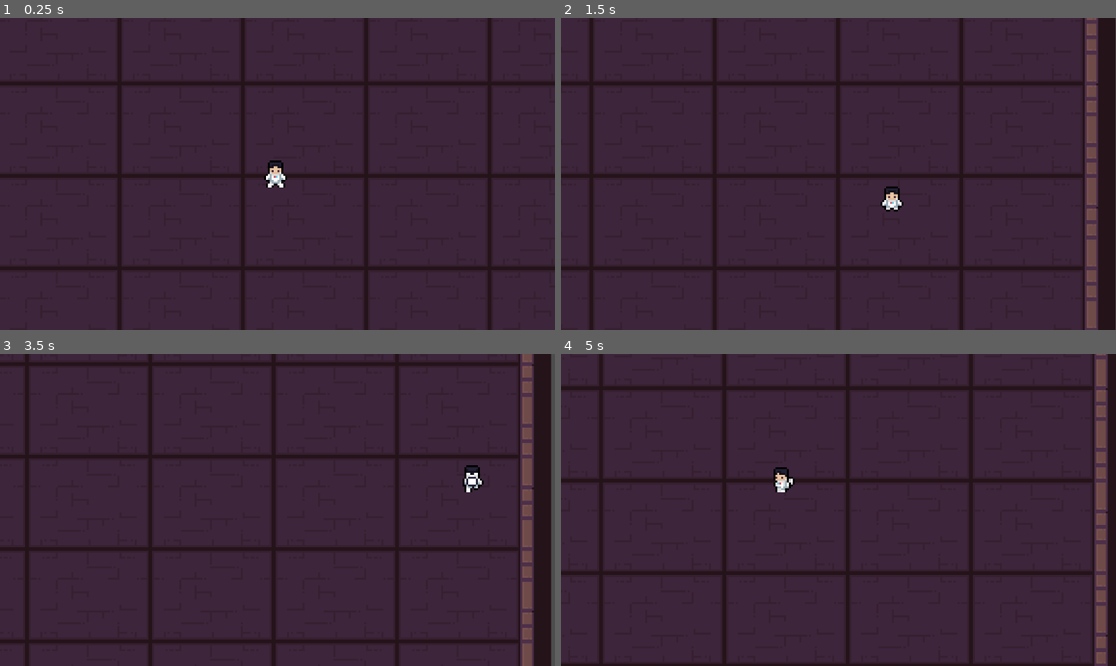
Above: before the commit, frames 1-4 (two rows, left to right).
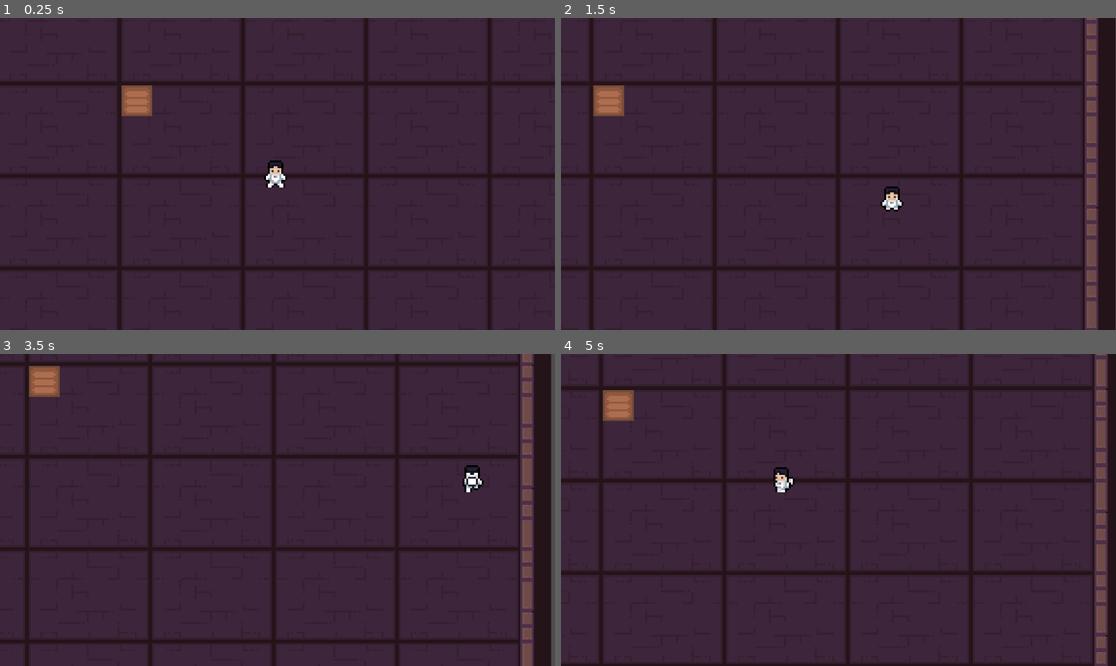
Above: after the commit, the same moments.

Repository: Saj-Hoque/MissionSpud
Game: Godot game, scene res://World/world.tscn
Same seed, same stepped clock (60 frames per second), same inputs: the game is played once before the commit and once after it. Before the commit the project starts from res://world.tscn.
Inputs (mouse positions are in pixels of both pictures, inside the frame that each line leads up to):
- Up to frame 1 (0.25 s): no input
- Up to frame 2 (1.5 s): tap Enter at 0.5 s; move the mouse to (960, 158) at 0.52 s; hold D (right) 0.53-1.28 s; click (960, 158) at 0.6 s; move the mouse to (727, 189) at 1.27 s; hold S (down) from 1.28 s (still down); click (727, 189) at 1.35 s
- Up to frame 3 (3.5 s): move the mouse to (333, 441) at 2.02 s; release S (down) at 2.03 s; hold D (right) 2.03-2.78 s; click (333, 441) at 2.1 s; move the mouse to (249, 572) at 2.77 s; hold W (up) from 2.78 s (still down); click (249, 572) at 2.85 s
- Up to frame 4 (5 s): move the mouse to (1005, 556) at 3.52 s; release W (up) at 3.53 s; hold A (left) from 3.53 s (still down); click (1005, 556) at 3.6 s; move the mouse to (672, 463) at 4.27 s; click (672, 463) at 4.35 s

The runs differ from the first frame. In frame 1, 0.5% of the frame differs, in the area x 21-28%, y 21-32%; in frame 2, 0.6%, in the area x 5-12%, y 21-32%; in frame 3, 0.6%; in frame 4, 0.6%.

Commit message:
Added planting area

Diff:
--- /dev/null
+++ b/Planting/growingZone.gd
@@ -0,0 +1,28 @@
+extends StaticBody2D
+
+var plantGrowing = false
+var plantGrown = false
+
+func _on_area_2d_input_event(viewport, event, shape_idx):
+	if Input.is_action_just_pressed("leftClick"):
+		if not plantGrowing:
+			plantGrowing = true
+			$potatoTimer.start()
+			$plant.play("potato")
+		elif plantGrown:
+			Global.potatoCount += 1
+			plantGrowing = false
+			plantGrown = false
+			$plant.play("none")
+			print(str(Global.potatoCount))
+		else:
+			print("PLANT IS ALREADY GROWING HERE FAM")
+
+func _on_potato_timer_timeout():
+	var plant = $plant
+	if plant.frame == 1:
+		plant.frame = 2
+		plantGrown = true
+	else:
+		plant.frame += 1
+		$potatoTimer.start()
--- /dev/null
+++ b/Planting/growing_zone.tscn
@@ -0,0 +1,85 @@
+[gd_scene load_steps=11 format=3 uid="uid://didne6k2t8m24"]
+
+[ext_resource type="Script" path="res://Planting/growingZone.gd" id="1_m7qxl"]
+[ext_resource type="Texture2D" uid="uid://de8l32i6b372a" path="res://Planting/farmingTilesheetComplete.png" id="2_5y2os"]
+
+[sub_resource type="AtlasTexture" id="AtlasTexture_sospt"]
+atlas = ExtResource("2_5y2os")
+region = Rect2(64, 112, 16, 16)
+
+[sub_resource type="SpriteFrames" id="SpriteFrames_qrksc"]
+animations = [{
+"frames": [{
+"duration": 1.0,
+"texture": SubResource("AtlasTexture_sospt")
+}],
+"loop": true,
+"name": &"default",
+"speed": 5.0
+}]
+
+[sub_resource type="RectangleShape2D" id="RectangleShape2D_2r0d8"]
+size = Vector2(12, 12)
+
+[sub_resource type="AtlasTexture" id="AtlasTexture_2qok2"]
+atlas = ExtResource("2_5y2os")
+region = Rect2(160, 176, 16, 16)
+
+[sub_resource type="AtlasTexture" id="AtlasTexture_4y00x"]
+atlas = ExtResource("2_5y2os")
+region = Rect2(128, 48, 16, 16)
+
+[sub_resource type="AtlasTexture" id="AtlasTexture_c2kri"]
+atlas = ExtResource("2_5y2os")
+region = Rect2(112, 48, 16, 16)
+
+[sub_resource type="AtlasTexture" id="AtlasTexture_mglxd"]
+atlas = ExtResource("2_5y2os")
+region = Rect2(96, 48, 16, 16)
+
+[sub_resource type="SpriteFrames" id="SpriteFrames_1ni43"]
+animations = [{
+"frames": [{
+"duration": 1.0,
+"texture": SubResource("AtlasTexture_2qok2")
+}],
+"loop": true,
+"name": &"none",
+"speed": 0.0
+}, {
+"frames": [{
+"duration": 1.0,
+"texture": SubResource("AtlasTexture_4y00x")
+}, {
+"duration": 1.0,
+"texture": SubResource("AtlasTexture_c2kri")
+}, {
+"duration": 1.0,
+"texture": SubResource("AtlasTexture_mglxd")
+}],
+"loop": true,
+"name": &"potato",
+"speed": 0.0
+}]
+
+[node name="growingZone" type="StaticBody2D"]
+script = ExtResource("1_m7qxl")
+
+[node name="hoedLand" type="AnimatedSprite2D" parent="."]
+sprite_frames = SubResource("SpriteFrames_qrksc")
+
+[node name="Area2D" type="Area2D" parent="."]
+
+[node name="CollisionShape2D" type="CollisionShape2D" parent="Area2D"]
+shape = SubResource("RectangleShape2D_2r0d8")
+
+[node name="plant" type="AnimatedSprite2D" parent="."]
+position = Vector2(0, -5)
+sprite_frames = SubResource("SpriteFrames_1ni43")
+animation = &"none"
+
+[node name="potatoTimer" type="Timer" parent="."]
+wait_time = 5.0
+
+[connection signal="input_event" from="Area2D" to="." method="_on_area_2d_input_event"]
+[connection signal="timeout" from="potatoTimer" to="." method="_on_potato_timer_timeout"]
--- a/player.tscn
+++ b/Player/player.tscn
@@ -1,7 +1,7 @@
 [gd_scene load_steps=29 format=3 uid="uid://cwjgbr46fplpk"]
 
-[ext_resource type="Script" path="res://player.gd" id="1_76ck6"]
-[ext_resource type="Texture2D" uid="uid://desaiymp8br2y" path="res://spaceman_sprit.png" id="2_d0fjy"]
+[ext_resource type="Script" path="res://Player/player.gd" id="1_76ck6"]
+[ext_resource type="Texture2D" uid="uid://desaiymp8br2y" path="res://Player/spaceman_sprit.png" id="2_d0fjy"]
 
 [sub_resource type="AtlasTexture" id="AtlasTexture_q48k4"]
 atlas = ExtResource("2_d0fjy")
--- /dev/null
+++ b/World/global.gd
@@ -0,0 +1,3 @@
+extends Node
+
+var potatoCount = 0
--- a/world.tscn
+++ b/World/world.tscn
@@ -1,10 +1,11 @@
-[gd_scene load_steps=5 format=3 uid="uid://6ry0faxenna3"]
-
-[ext_resource type="Texture2D" uid="uid://c6r5s3ier17mg" path="res://2D Pixel Dungeon Asset Pack/character and tileset/Dungeon_Tileset.png" id="1_4dykf"]
-[ext_resource type="PackedScene" uid="uid://cwjgbr46fplpk" path="res://player.tscn" id="2_dbgs5"]
+[gd_scene load_steps=6 format=3 uid="uid://6ry0faxenna3"]
+
+[ext_resource type="Texture2D" uid="uid://c6r5s3ier17mg" path="res://2D Pixel Dungeon Asset Pack/character and tileset/Dungeon_Tileset.png" id="1_nikri"]
+[ext_resource type="PackedScene" uid="uid://cwjgbr46fplpk" path="res://Player/player.tscn" id="2_3crqb"]
+[ext_resource type="PackedScene" uid="uid://didne6k2t8m24" path="res://Planting/growing_zone.tscn" id="3_wopvm"]
 
 [sub_resource type="TileSetAtlasSource" id="TileSetAtlasSource_7dfma"]
-texture = ExtResource("1_4dykf")
+texture = ExtResource("1_nikri")
 0:0/0 = 0
 0:0/0/physics_layer_0/linear_velocity = Vector2(0, 0)
 0:0/0/physics_layer_0/angular_velocity = 0.0
@@ -338,5 +339,8 @@
 [node name="foreground" type="TileMap" parent="."]
 format = 2
 
-[node name="player" parent="." instance=ExtResource("2_dbgs5")]
+[node name="growingZone" parent="." instance=ExtResource("3_wopvm")]
+position = Vector2(41, 41)
+
+[node name="player" parent="." instance=ExtResource("2_3crqb")]
 position = Vector2(114, 79)
--- a/project.godot
+++ b/project.godot
@@ -11,9 +11,13 @@
 [application]
 
 config/name="Mission Spud"
-run/main_scene="res://world.tscn"
+run/main_scene="res://World/world.tscn"
 config/features=PackedStringArray("4.2", "Mobile")
 config/icon="res://icon.svg"
+
+[autoload]
+
+Global="*res://World/global.gd"
 
 [input]
 
@@ -41,6 +45,16 @@
 , Object(InputEventKey,"resource_local_to_scene":false,"resource_name":"","device":-1,"window_id":0,"alt_pressed":false …(185 unchanged characters)…
 ]
 }
+leftClick={
+"deadzone": 0.5,
+"events": [Object(InputEventMouseButton,"resource_local_to_scene":false,"resource_name":"","device":-1,"window_id":0,"alt_pressed":false,"shift_pressed":false,"ctrl_pressed":false,"meta_pressed":false,"button_mask":1,"position":Vector2(246, 9),"global_position":Vector2(250, 50),"factor":1.0,"button_index":1,"canceled":false,"pressed":true,"double_click":false,"script":null)
+]
+}
+rightClick={
+"deadzone": 0.5,
+"events": [Object(InputEventMouseButton,"resource_local_to_scene":false,"resource_name":"","device":-1,"window_id":0,"alt_pressed":false,"shift_pressed":false,"ctrl_pressed":false,"meta_pressed":false,"button_mask":2,"position":Vector2(178, 23),"global_position":Vector2(182, 64),"factor":1.0,"button_index":2,"canceled":false,"pressed":true,"double_click":false,"script":null)
+]
+}
 
 [rendering]
 
Binary file removed: Pixel-RPG_Prototype_v003/Cover.gif
Binary file removed: Pixel-RPG_Prototype_v003/Extras/Shadow.png
Not shown, removed: Pixel-RPG_Prototype_v003/Readme.txt
Binary file removed: Pixel-RPG_Prototype_v003/Sprites/Prototype/Prototype_Worksheet.png
Binary file added: Planting/farmingTilesheetComplete.png
Not shown, changed: Planting/farmingTilesheetComplete.png.import
Renamed: player.gd -> Player/player.gd
Renamed: spaceman_sprit.png -> Player/spaceman_sprit.png
Not shown, changed: Player/spaceman_sprit.png.import
Not shown, removed: spaceman_sprit.png.import
